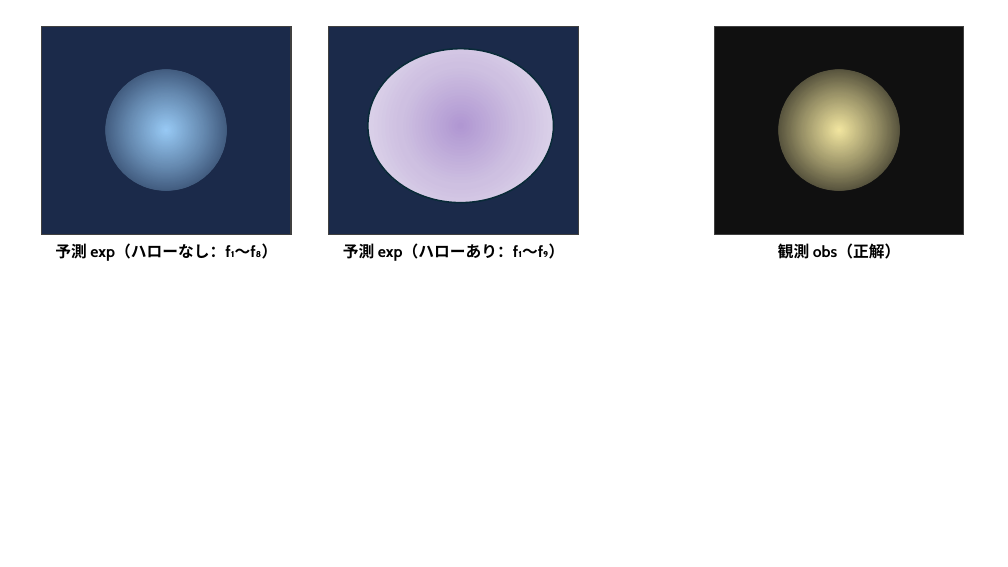
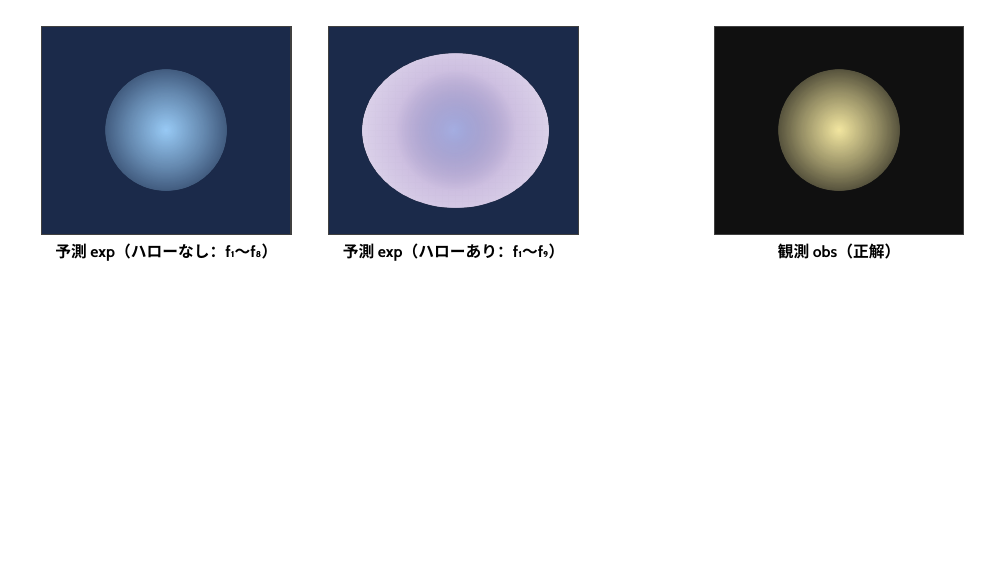
Before and after one commit to Mikann20041029/darkmatter-slides, a slide deck: slide 18 of slides/2026-10-03_研究進捗報告_claude_夕方版.pptx. Drawn at 1008x567 pixels with LibreOffice and Linux fonts; fonts in the diff are those of the drawing. Boxes give left, top, right and bottom in pixels: in the first picture for what was removed or moved away, otherwise in the second. Text is boxed around its words. In the diff, an @@ line names an element or a change of style, - is before the commit and + after.

Commit message:
slides: 本人の編集版を更新 (10-05 13:09)

```diff
--- a/slides/2026-10-03_研究進捗報告_claude_夕方版.pptx
+++ b/slides/2026-10-03_研究進捗報告_claude_夕方版.pptx
@@ ellipse: place and size @@
-ellipse at <box>368,48,554,203</box>
+ellipse at <box>363,54,549,208</box>
@@ ellipse at <box>363,54,549,208</box>: outline #092A39 1.5 pt to none @@
```
